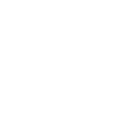
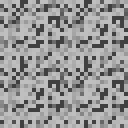
Layered file, before and after one edit (128px x 128px). Changes by layer:
showed "Ash" over [0, 0, 128, 128]
